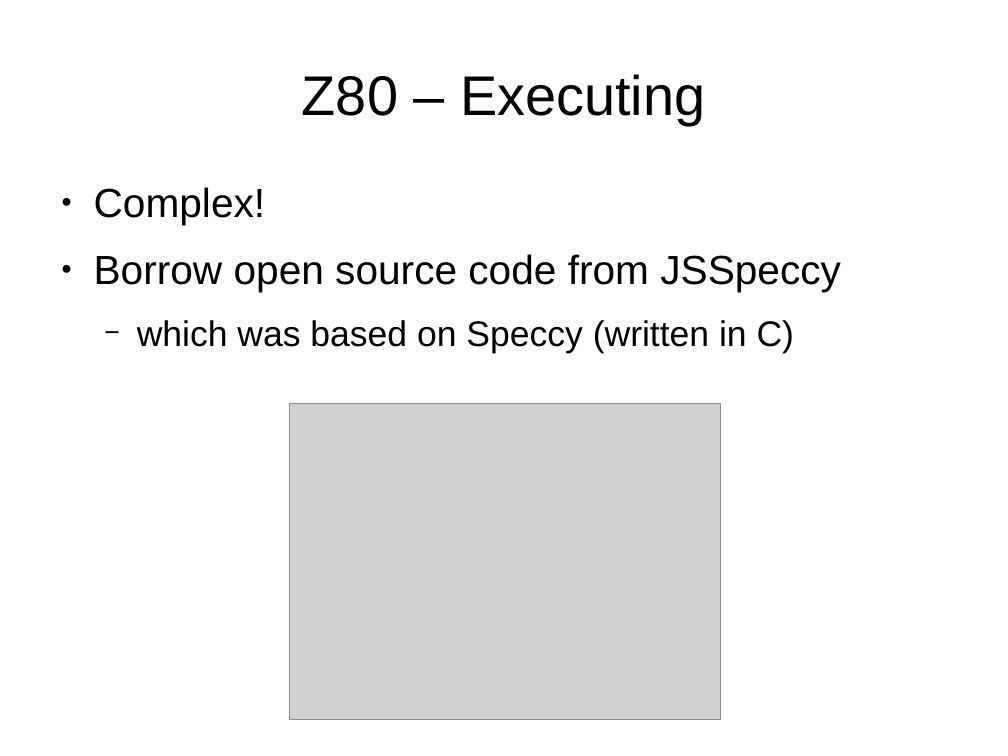
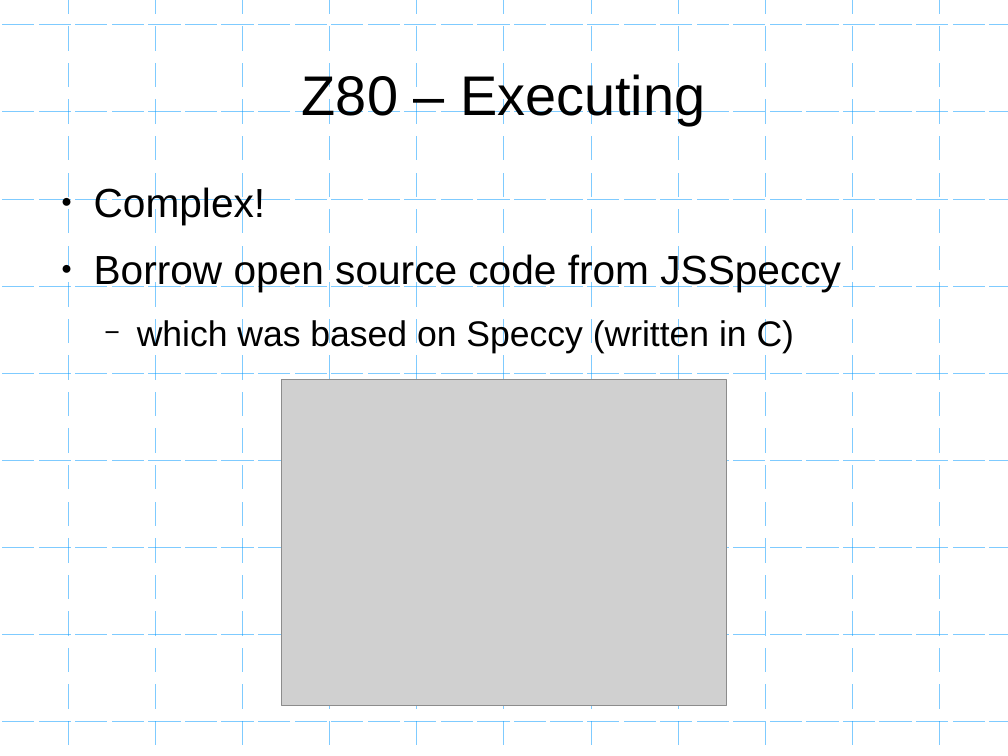
Before and after one commit to mattgodbolt/miracle-sms-emulator, a slide deck: slide 13 of emulating.odp (slide 12 before the commit). Drawn at 1008x756 pixels with LibreOffice and Linux fonts; fonts in the diff are those of the drawing; grey boxes stand for pictures; background and template pictures are left out. Boxes give left, top, right and bottom in pixels: in the first picture for what was removed or moved away, otherwise in the second. Text is boxed around its words. In the diff, an @@ line names an element or a change of style, - is before the commit and + after.

```diff
--- a/emulating.odp
+++ b/emulating.odp
@@ freeform shape added at <box>0,25,1008,722</box>, outline #0099FF 0 pt @@
@@ freeform shape added at <box>69,0,940,752</box>, outline #0099FF 0 pt @@
@@ picture: place and size @@
-picture at <box>290,403,721,720</box>
+picture at <box>282,380,726,706</box>
```
Also in this commit, not shown: 24 other slides changed, 6 slides added, 5 other files.
